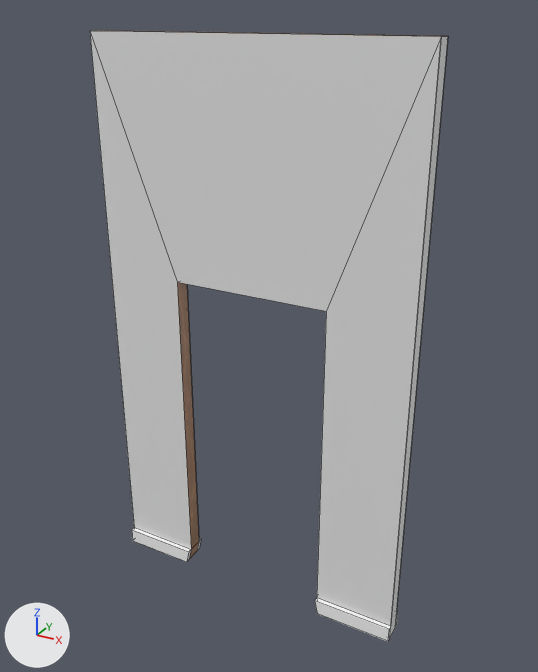
Before and after pictures for a commit that changed the FBX model Assets/Assets/Walls/MovieSet/FBX/MovieSet_DoubleWall_Door.fbx.
Before and after are seen from a camera (50 mm lens) standing at (3.04, -3.55, 3.61) and looking at (1.07, 0.02, 1.82). The lights are fixed; the arrows at lower left show +X, +Y and +Z. Mesh edges are drawn as thin lines. Where no turn or scale is listed for an object, it has been applied to the vertices. Vertices at the same position are counted once.

Names of what the first picture shows: 'MovieSet_DoubleWall_Door'.
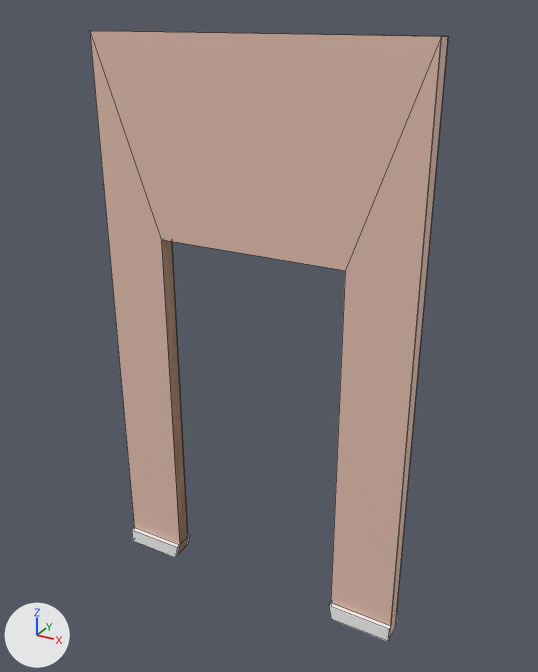
Where the change shows, as pixel boxes [x1, y1, x2, y2] in the pictures (538 x 672 px; the box of a moved part takes in the faces that stretch with it):
'MovieSet_DoubleWall_Door', recoloured, reshaped (white to beige): [90, 30, 448, 641] in both
part 1 of me_cube_036, moved or reshaped: [90, 31, 441, 636] in both

Diff of the bpy script that builds the scene:
```diff
--- a/Assets/Assets/Walls/MovieSet/FBX/MovieSet_DoubleWall_Door.fbx.py
+++ b/Assets/Assets/Walls/MovieSet/FBX/MovieSet_DoubleWall_Door.fbx.py
@@ mat_m_wall @@
 mat_m_wall = principled_material('M_Wall')
-mat_m_wall.base_color = (0.8, 0.8, 0.8)  # white #e7e7e7
+mat_m_wall.base_color = (0.8, 0.537, 0.443)  # beige #e7c2b2
@@ me_cube_036 @@
 me_cube_036.from_pydata(...)  # 50 vertices, 36 faces; spans x 0.0..2.0, y -0.13..0.03, z 0.0..3.5
 # used by ob_movieset_doublewall_door; location = (0.0, 0.0, 0.0)
+# me_cube_036 part 1: all 26 vertices in x 0.49..1.51, y -0.13..0.03, z 0.0..2.11 are scaled about their middle by (1.2, 1, 1.12), then moved by (0.0, 0.0, 0.12)
 me_cube_036.materials.append(mat_m_movieset)
```
